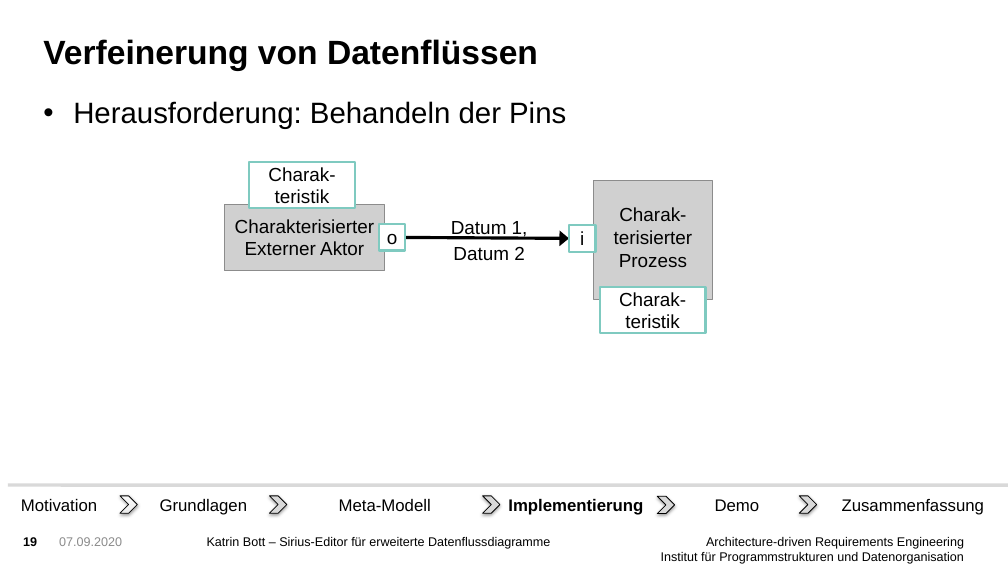
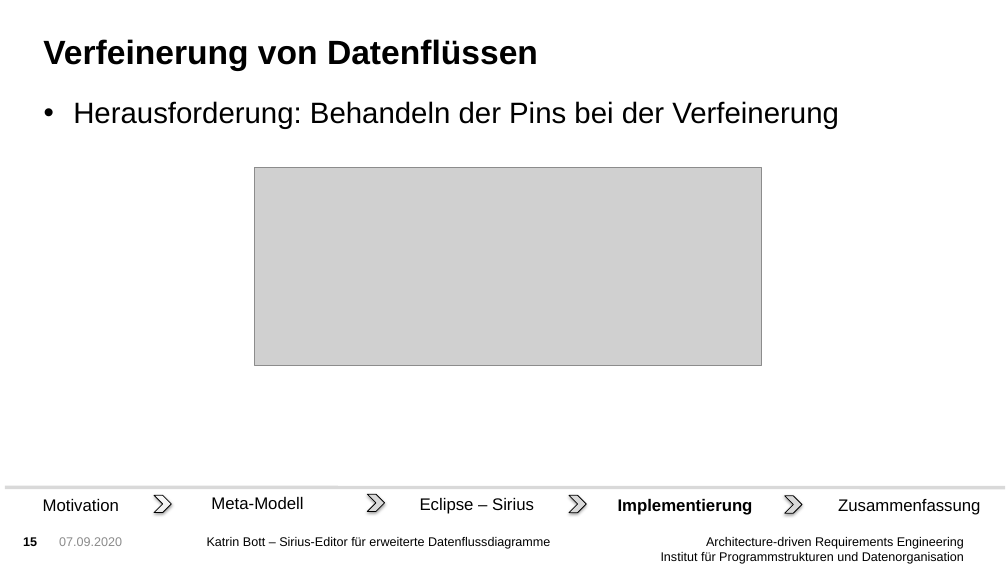
Before and after one commit to FluidTrust/Palladio-Supporting-DataFlowDiagramConfidentiality, a slide deck: slide 15 of bundles/org.palladiosimulator.dataflow.diagram.characterized.editor.sirius/presentation/presentation_bott.pptx (slide 19 before the commit). Drawn at 1008x567 pixels with LibreOffice and Linux fonts; fonts in the diff are those of the drawing; grey boxes stand for pictures; background and template pictures are left out. Boxes give left, top, right and bottom in pixels: in the first picture for what was removed or moved away, otherwise in the second. Text is boxed around its words. In the diff, an @@ line names an element or a change of style, - is before the commit and + after.

```diff
--- a/bundles/org.palladiosimulator.dataflow.diagram.characterized.editor.sirius/presentation/presentation_bott.pptx
+++ b/bundles/org.palladiosimulator.dataflow.diagram.characterized.editor.sirius/presentation/presentation_bott.pptx
@@ text at (x1=73, y1=101, x2=839, y2=129): text changed @@
-• Herausforderung: Behandeln der Pins
+• Herausforderung: Behandeln der Pins bei der Verfeinerung
@@ rectangle removed at (x1=249, y1=163, x2=355, y2=208) @@
-Charak-teristik
@@ picture added at (x1=255, y1=168, x2=761, y2=365) @@
@@ picture removed at (x1=225, y1=205, x2=385, y2=271) @@
@@ picture removed at (x1=594, y1=181, x2=712, y2=299) @@
@@ text removed at (x1=614, y1=207, x2=693, y2=267) @@
-Charak-
-terisierter
-Prozess
@@ text removed at (x1=235, y1=219, x2=375, y2=255) @@
-Charakterisierter
-Externer Aktor
@@ group removed at (x1=379, y1=221, x2=596, y2=260): 2 rectangles, 1 text, 1 freeform shape @@
-Datum 1,
-Datum 2
-o
-i
@@ rectangle removed at (x1=600, y1=287, x2=706, y2=333) @@
-Charak-teristik
@@ line moved from (8, 485) - (1008, 485) to (5, 488) - (1005, 488) @@
@@ text "Motivation" moved from (x1=21, y1=499, x2=97, y2=511) to (x1=43, y1=499, x2=119, y2=511) @@
@@ chevron moved from (x1=120, y1=496, x2=138, y2=513) to (x1=154, y1=495, x2=172, y2=513) @@
@@ text removed at (x1=160, y1=499, x2=248, y2=515) @@
-Grundlagen
@@ text "Meta-Modell" moved from (x1=339, y1=499, x2=431, y2=511) to (x1=211, y1=497, x2=303, y2=509) @@
@@ chevron moved from (x1=269, y1=496, x2=287, y2=513) to (x1=368, y1=495, x2=385, y2=512) @@
@@ text added at (x1=420, y1=498, x2=534, y2=514), 16 pt, text #000000 @@
+Eclipse – Sirius
@@ chevron moved from (x1=482, y1=496, x2=500, y2=513) to (x1=569, y1=495, x2=587, y2=513) @@
@@ text "Implementierung" moved from (x1=508, y1=499, x2=643, y2=515) to (x1=618, y1=499, x2=753, y2=515) @@
@@ chevron removed at (x1=657, y1=496, x2=675, y2=513) @@
@@ text removed at (x1=715, y1=499, x2=760, y2=511) @@
-Demo
@@ chevron moved from (x1=799, y1=496, x2=817, y2=513) to (x1=785, y1=496, x2=802, y2=513) @@
@@ text "Zusammenfassung" moved from (x1=842, y1=499, x2=984, y2=515) to (x1=838, y1=499, x2=980, y2=515) @@
```
Also in this commit, not shown: 14 other slides changed, 9 slides added, 8 slides removed, 1 other file.
